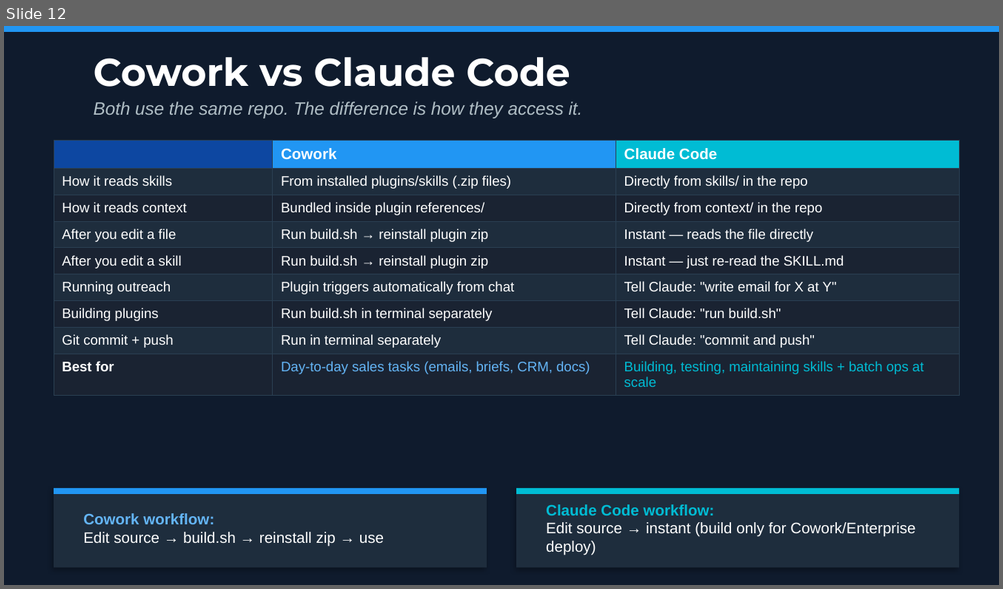
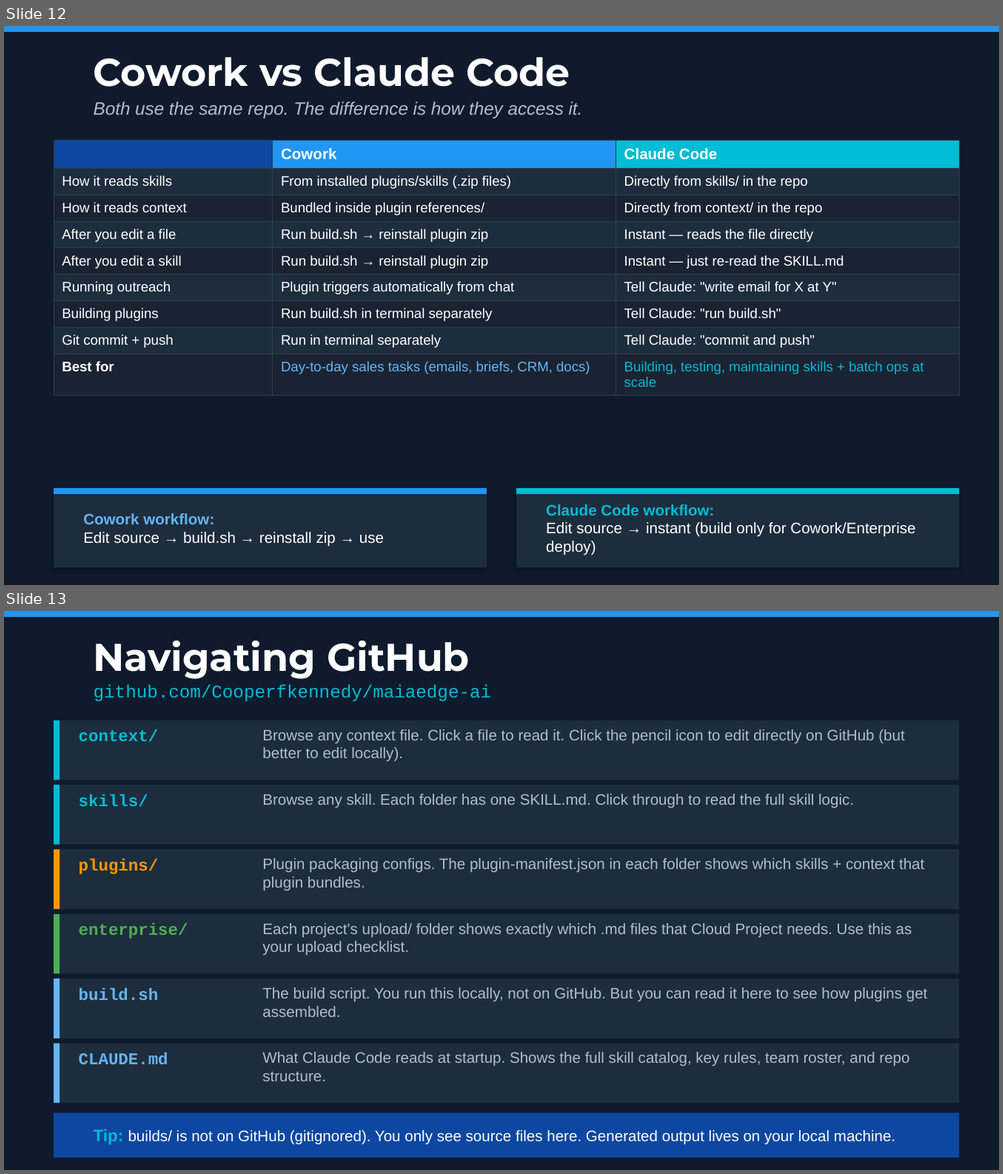
Before and after one commit to tcziemer/maiaedge-ai, a slide deck: MaiaEdge_Toolkit_Cheatsheet.pptx. Shown one above the other, each under a label of ours: slide 12 before the commit, slides 12 and 13 after it. The pictures are 1003x589 and 1003x1174 pixels, drawn with LibreOffice and Linux fonts; fonts in the diff are those of the drawing. Boxes give left, top, right and bottom in pixels: in the first picture for what was removed or moved away, otherwise in the second. Text is boxed around its words. In the diff, an @@ line names an element or a change of style, - is before the commit and + after.

```diff
--- a/MaiaEdge_Toolkit_Cheatsheet.pptx
+++ b/MaiaEdge_Toolkit_Cheatsheet.pptx
@@ slide 13 added at (4, 611, 999, 1170), background #0F1B2D @@
@@ rectangle added at (4, 611, 999, 617), fill #2196F3 @@
@@ text added at (94, 641, 469, 679), 28 pt, text #FFFFFF, bold @@
+Navigating GitHub
@@ text added at (94, 684, 492, 701), 13 pt, text #00BCD4 @@
+github.com/Cooperfkennedy/maiaedge-ai
@@ rectangle added at (54, 721, 959, 780), fill #1E2D3D @@
@@ rectangle added at (54, 721, 60, 780), fill #00BCD4 @@
@@ text added at (79, 729, 158, 741), 12 pt, text #00BCD4, bold @@
+context/
@@ text added at (262, 729, 904, 761), 11 pt, text #B0BEC5 @@
+Browse any context file. Click a file to read it. Click the pencil icon to edit directly on GitHub (but better to edit locally).
@@ rectangle added at (54, 785, 959, 845), fill #1E2D3D @@
@@ rectangle added at (54, 785, 60, 845), fill #00BCD4 @@
@@ text added at (79, 795, 148, 806), 12 pt, text #00BCD4, bold @@
+skills/
@@ text added at (262, 794, 854, 808), 11 pt, text #B0BEC5 @@
+Browse any skill. Each folder has one SKILL.md. Click through to read the full skill logic.
@@ rectangle added at (54, 850, 959, 909), fill #1E2D3D @@
@@ rectangle added at (54, 850, 60, 909), fill #FF9800 @@
@@ text added at (79, 859, 158, 874), 12 pt, text #FF9800, bold @@
+plugins/
@@ text added at (262, 858, 924, 891), 11 pt, text #B0BEC5 @@
+Plugin packaging configs. The plugin-manifest.json in each folder shows which skills + context that plugin bundles.
@@ rectangle added at (54, 914, 959, 974), fill #1E2D3D @@
@@ rectangle added at (54, 914, 60, 974), fill #4CAF50 @@
@@ text added at (79, 923, 188, 939), 12 pt, text #4CAF50, bold @@
+enterprise/
@@ text added at (262, 923, 912, 955), 11 pt, text #B0BEC5 @@
+Each project's upload/ folder shows exactly which .md files that Cloud Project needs. Use this as your upload checklist.
@@ rectangle added at (54, 979, 959, 1039), fill #1E2D3D @@
@@ rectangle added at (54, 979, 60, 1039), fill #64B5F6 @@
@@ text added at (262, 988, 928, 1017), 11 pt, text #B0BEC5 @@
+The build script. You run this locally, not on GitHub. But you can read it here to see how plugins get assembled.
@@ text added at (79, 988, 158, 1000), 12 pt, text #64B5F6, bold @@
+build.sh
@@ rectangle added at (54, 1044, 959, 1103), fill #1E2D3D @@
@@ rectangle added at (54, 1044, 60, 1103), fill #64B5F6 @@
@@ text added at (79, 1053, 168, 1065), 12 pt, text #64B5F6, bold @@
+CLAUDE.md
@@ text added at (262, 1052, 909, 1082), 11 pt, text #B0BEC5 @@
+What Claude Code reads at startup. Shows the full skill catalog, key rules, team roster, and repo structure.
@@ rectangle added at (54, 1113, 959, 1158), fill #0D47A1 @@
@@ text added at (94, 1130, 895, 1145), 11 pt, text #FFFFFF @@
+Tip: builds/ is not on GitHub (gitignored). You only see source files here. Generated output lives on your local machine.
```
Also in this commit, not shown: 3 other slides added.
